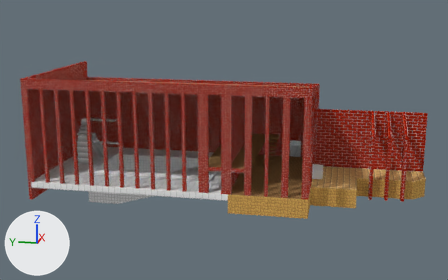
Renders of the Blender file assets/models/limenis2.blend from each side of a commit.
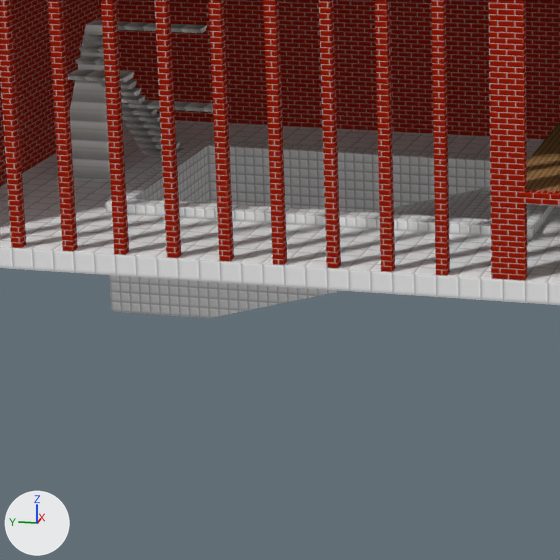
Each version is shown whole from a 50 mm lens placed at (-63.4, -3.1, 19.3), pointed at (2.1, 10.0, 2.9), then close up on the part from 13% to 49% of the width and 40% to 98% of the height. The axes (+X, +Y, +Z) are drawn at lower left. The lights are the same throughout.

Objects in the first close-up: 'entity0_brush29.001'.
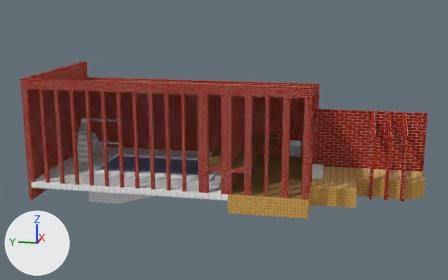
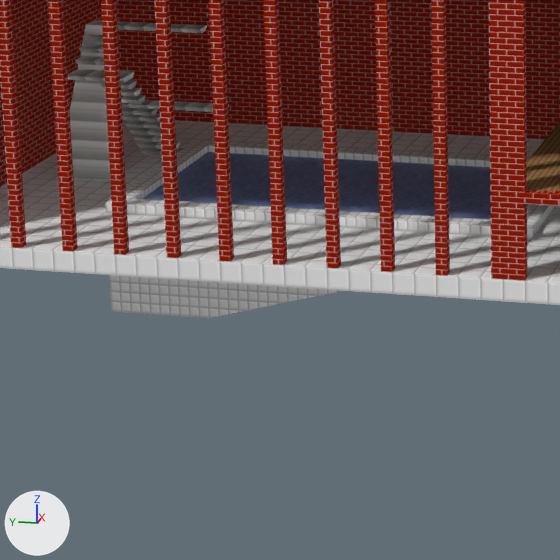
The change in detail:
Picture 'udenis.png' (img_udenis_png) is new.
Material 'floor/udenis' (mat_floor_udenis) is new.
Its texture is img_udenis_png.
Mesh me_plane_001 is new.
It has 60 vertices, 45 faces and spans x -3.55..3.73, y 10.45..23.55, z 0.1.
It uses material mat_floor_udenis (picture img_udenis_png).
Object 'majasudenis' (ob_majasudenis) is new; it shows me_plane_001.
Its location is (0.0, 0.0, 0.0).

Where the change shows, as pixel boxes (x1, y1, x2, y2) in the close-ups (560 x 560 px):
'majasudenis', added (blue): after (143, 152, 529, 219)
